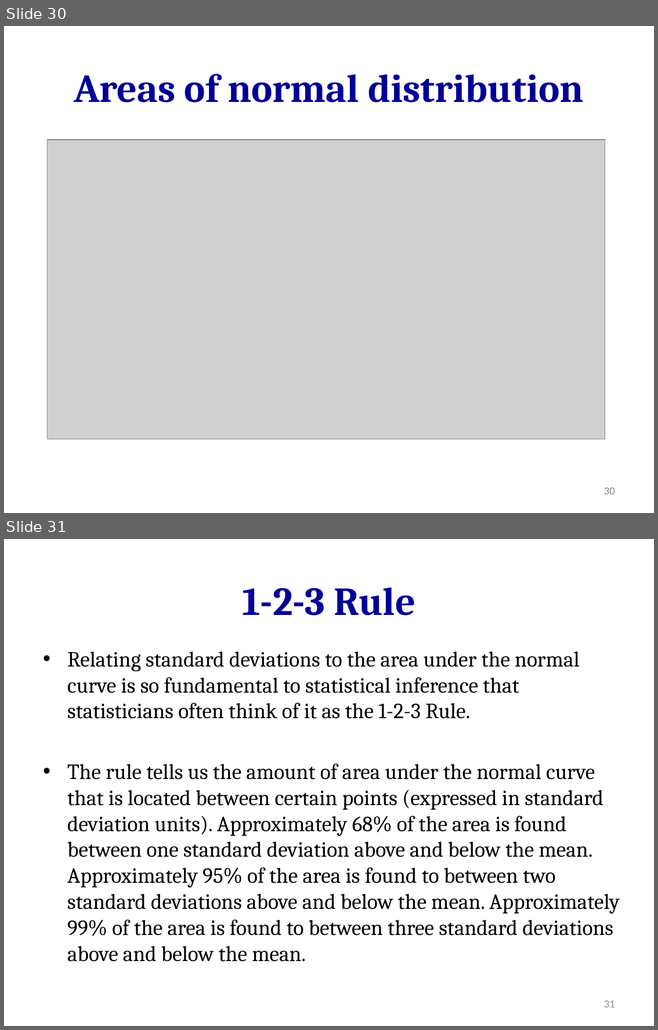
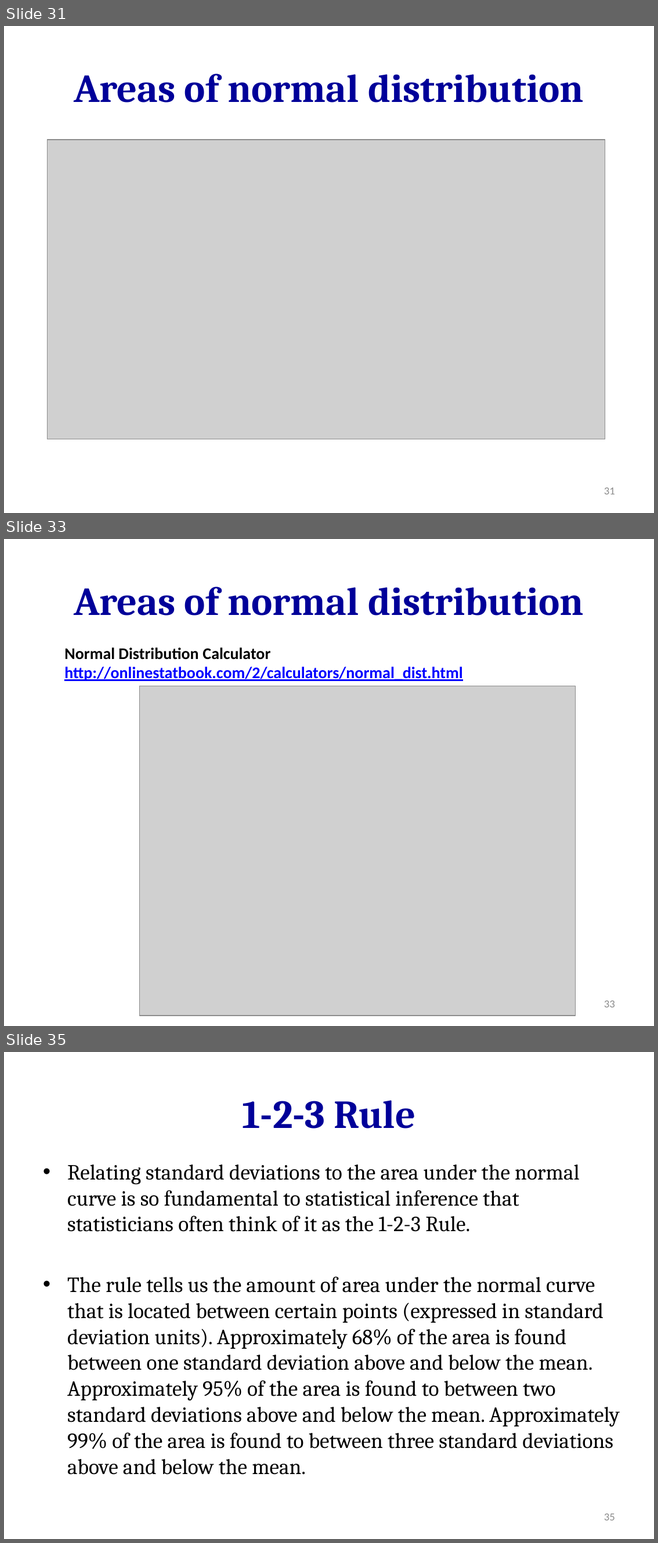
Before and after one commit to hejibo/Psychological-Statistics, a slide deck: Lecture 4 - Measure of Dispersion & Normal Curve/Lecture 4 - Measure of Dispersion & Normal Curve.pptx. Shown one above the other, each under a label of ours: slides 30 and 31 before the commit, slides 31, 33 and 35 after it; the slides between them are not shown. The pictures are 658x1030 and 658x1543 pixels, drawn with LibreOffice and Linux fonts; fonts in the diff are those of the drawing; grey boxes stand for pictures. Boxes give left, top, right and bottom in pixels: in the first picture for what was removed or moved away, otherwise in the second. Text is boxed around its words. In the diff, an @@ line names an element or a change of style, - is before the commit and + after.

```diff
--- a/Lecture 4 - Measure of Dispersion & Normal Curve/Lecture 4 - Measure of Dispersion & Normal Curve.pptx
+++ b/Lecture 4 - Measure of Dispersion & Normal Curve/Lecture 4 - Measure of Dispersion & Normal Curve.pptx
@@ slide 33 added at [4, 539, 654, 1026], background #FFFFFF @@
@@ title added at [74, 587, 583, 616], 44 pt, text #000099, bold @@
+Areas of normal distribution
@@ text added at [64, 647, 462, 681], 18 pt, text #0000FF, bold, underline @@
+Normal Distribution Calculator
+http://onlinestatbook.com/2/calculators/normal_dist.html
@@ picture added at [139, 686, 575, 1016] @@
@@ page number added at [604, 1001, 615, 1008], 12 pt, text #8C8C8C @@
+33
@@ what was slide 30 is now slide 31 @@
@@ page number at [604, 488, 615, 495]: text changed @@
-30
+31
@@ what was slide 31 is now slide 35 @@
@@ page number at [604, 1514, 615, 1521]: text changed @@
-31
+35
```
Also in this commit, not shown: 3 slides changed, 9 other slides added, 10 other files.
